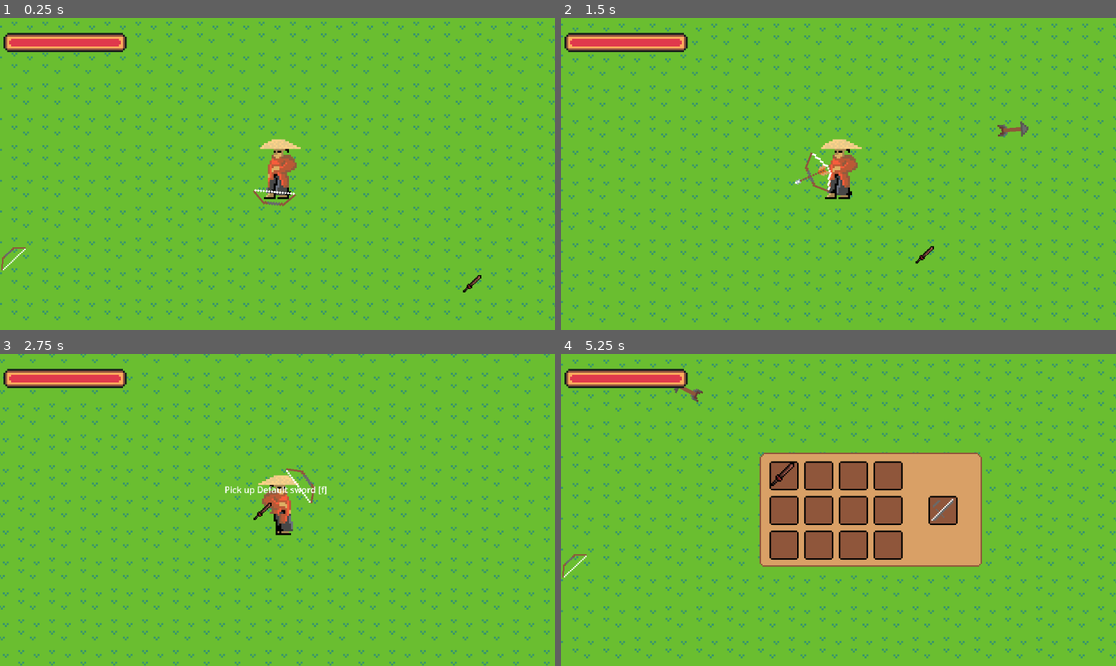
Above: before the commit, frames 1-4 (two rows, left to right).
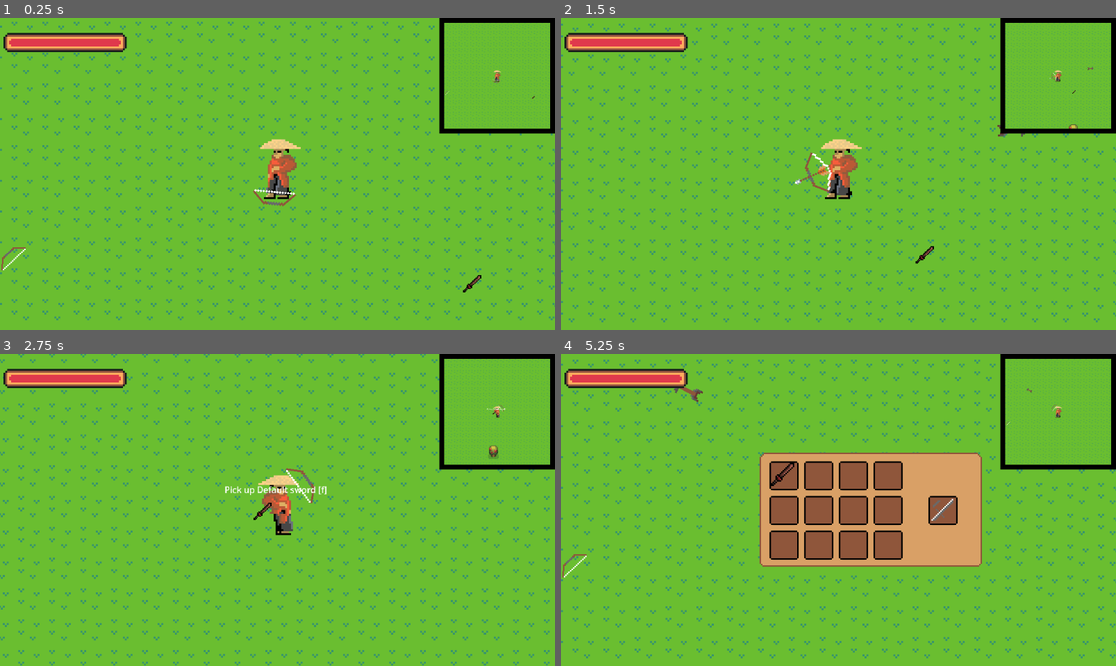
Above: after the commit, the same moments.

Repository: Dev-Karol1111/Shadow-of-the-Ronin
Game: Godot game, scene res://world/level.tscn
Same seed, same stepped clock (60 frames per second), same inputs: the game is played once before the commit and once after it.
Inputs (mouse positions are in pixels of both pictures, inside the frame that each line leads up to):
- Up to frame 1 (0.25 s): no input
- Up to frame 2 (1.5 s): move the mouse to (960, 158) at 0.52 s; hold D (right) 0.53-1.28 s; click (960, 158) at 0.6 s; move the mouse to (727, 189) at 1.27 s; hold S (down) from 1.28 s (still down); click (727, 189) at 1.35 s
- Up to frame 3 (2.75 s): move the mouse to (333, 441) at 2.02 s; release S (down) at 2.03 s; hold D (right) from 2.03 s (still down); right-click (333, 441) at 2.1 s; click (333, 441) at 2.3 s
- Up to frame 4 (5.25 s): move the mouse to (810, 572) at 2.77 s; release D (right) at 2.78 s; hold W (up) 2.78-3.53 s; tap F (pick_up) at 2.85 s; click (810, 572) at 3.05 s; move the mouse to (1005, 556) at 3.52 s; hold A (left) 3.53-5.03 s; click (1005, 556) at 3.6 s; tap E (inventory) at 4.15 s; move the mouse to (783, 475) at 4.27 s; click (783, 475) at 4.35 s; move the mouse to (816, 475) at 5.02 s; hold S (down) from 5.03 s (still down); right-click (816, 475) at 5.1 s

The runs differ from the first frame. In frame 1, 1.8% of the frame differs, in the area x 79-100%, y 0-38%; in frame 2, 1.9%; in frame 3, 1.9%; in frame 4, 1.9%.

Commit message:
Version 1.2

Diff:
--- /dev/null
+++ b/scenes/game_over.tscn
@@ -0,0 +1,41 @@
+[gd_scene load_steps=3 format=3 uid="uid://hwjfepdo2gyx"]
+
+[ext_resource type="Script" uid="uid://cfifkiutmawsw" path="res://scripts/game_over.gd" id="1_xeevv"]
+
+[sub_resource type="LabelSettings" id="LabelSettings_0nqlu"]
+font_size = 64
+font_color = Color(1, 0, 0, 1)
+
+[node name="Game Over" type="Node2D"]
+script = ExtResource("1_xeevv")
+
+[node name="Background" type="ColorRect" parent="."]
+offset_right = 1149.0
+offset_bottom = 648.0
+color = Color(0, 0, 0, 1)
+
+[node name="Text" type="Label" parent="."]
+offset_left = 388.0
+offset_top = 114.0
+offset_right = 755.0
+offset_bottom = 202.0
+size_flags_horizontal = 4
+text = "GAME OVER"
+label_settings = SubResource("LabelSettings_0nqlu")
+
+[node name="Play Again" type="Button" parent="."]
+offset_left = 77.0
+offset_top = 401.0
+offset_right = 330.0
+offset_bottom = 585.0
+text = "PLAY AGAIN"
+
+[node name="Exit" type="Button" parent="."]
+offset_left = 754.0
+offset_top = 420.0
+offset_right = 1029.0
+offset_bottom = 591.0
+text = "EXIT"
+
+[connection signal="pressed" from="Play Again" to="." method="_on_play_again_pressed"]
+[connection signal="pressed" from="Exit" to="." method="_on_exit_pressed"]
--- /dev/null
+++ b/scripts/game_over.gd
@@ -0,0 +1,7 @@
+extends Node2D
+
+func _on_play_again_pressed() -> void:
+	get_tree().change_scene_to_file("res://world/level.tscn")
+
+func _on_exit_pressed() -> void:
+	get_tree().quit()
--- /dev/null
+++ b/scripts/minimap.gd
@@ -0,0 +1,10 @@
+extends SubViewport
+
+@onready var player: Player = $"../../../Player"
+@onready var camera_2d: Camera2D = $Camera2D
+
+func _ready() -> void:
+	world_2d = get_tree().root.world_2d
+
+func _physics_process(delta: float) -> void:
+	camera_2d.position = player.position
--- a/scripts/player.gd
+++ b/scripts/player.gd
@@ -68,4 +68,6 @@
 
 func take_damage(damage: int) -> void:
 	current_hp -= damage
+	if current_hp <= 0:
+		get_tree().change_scene_to_file("res://scenes/game_over.tscn")
 	health_changed.emit()
--- a/ui/inventory/scenes/inventory_ui.tscn
+++ b/ui/inventory/scenes/inventory_ui.tscn
@@ -74,7 +74,6 @@
 
 [node name="inventory_ui_slot_weapon" parent="NinePatchRect" instance=ExtResource("2_aut80")]
 layout_mode = 2
-anchors_preset = 0
 offset_left = 117.0
 offset_top = 30.3333
 offset_right = 137.0
--- a/world/level.tscn
+++ b/world/level.tscn
@@ -9,6 +9,7 @@
 [ext_resource type="Texture2D" uid="uid://cpov53vbn6pht" path="res://assets/gfx/hp/healthbarUnder.png" id="6_jlhui"]
 [ext_resource type="Texture2D" uid="uid://2rsvqeyiye7k" path="res://assets/gfx/hp/healthbarProgress.png" id="7_lxkco"]
 [ext_resource type="PackedScene" uid="uid://cfc6auntqdxr1" path="res://scenes/pick_up.tscn" id="9_lxkco"]
+[ext_resource type="Script" uid="uid://r4tsvrjciu53" path="res://scripts/minimap.gd" id="9_nnagh"]
 [ext_resource type="Resource" uid="uid://cqijog3bmf7w7" path="res://resources/items/Weapons/sword/default/default.tres" id="10_3vqyw"]
 
 [sub_resource type="TileSetAtlasSource" id="TileSetAtlasSource_71a5w"]
@@ -80,6 +81,28 @@
 texture_progress = ExtResource("7_lxkco")
 script = ExtResource("6_ii5h2")
 
+[node name="mini map" type="SubViewportContainer" parent="CanvasLayer"]
+anchors_preset = 1
+anchor_left = 1.0
+anchor_right = 1.0
+offset_left = -235.0
+offset_top = 5.0
+offset_bottom = 235.0
+grow_horizontal = 0
+
+[node name="SubViewport" type="SubViewport" parent="CanvasLayer/mini map"]
+handle_input_locally = false
+size = Vector2i(230, 230)
+render_target_update_mode = 4
+script = ExtResource("9_nnagh")
+
+[node name="Camera2D" type="Camera2D" parent="CanvasLayer/mini map/SubViewport"]
+zoom = Vector2(0.75, 0.75)
+
+[node name="Line2D" type="Line2D" parent="CanvasLayer/mini map"]
+points = PackedVector2Array(230, 0, 0, 0, 0, 230, 230, 230, 230, -5)
+default_color = Color(0, 0, 0, 1)
+
 [node name="PickUp" parent="." instance=ExtResource("9_lxkco")]
 position = Vector2(34, 158)
 
Not shown: 1 places in world/level.tscn that only renumber resources
Not shown, changed: chanchelog.md
